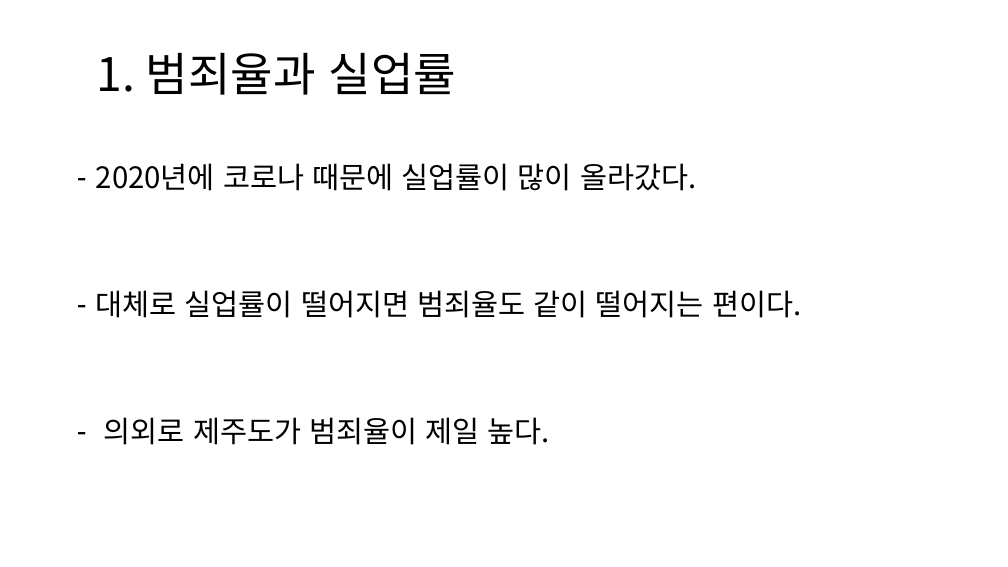
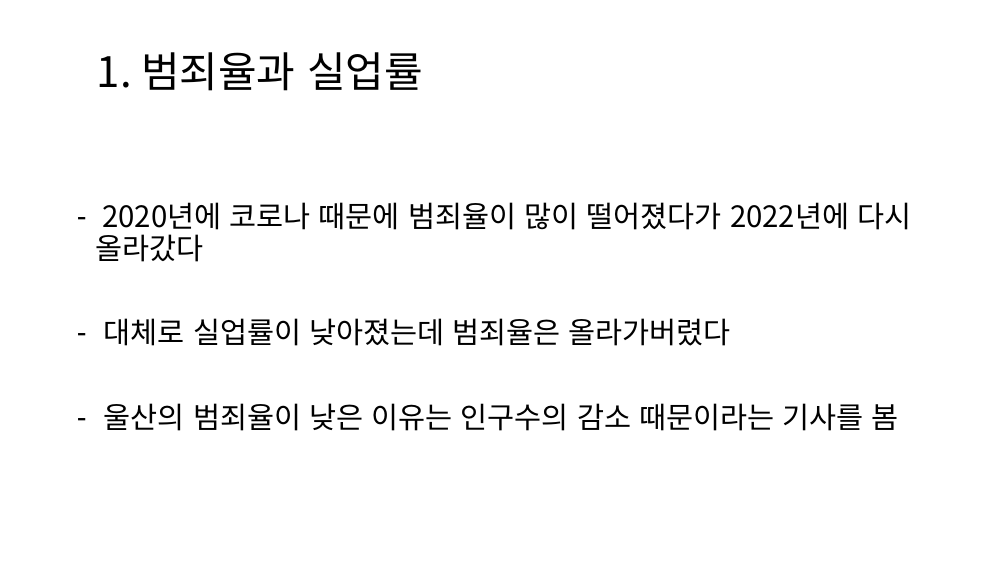
Before and after one commit to KDW8979/KDW, a slide deck: slide 5 of EX_PANDAS06/DAY05/범죄율과 경제지표의 상관관계.pptx. Drawn at 1008x567 pixels with LibreOffice and Linux fonts; fonts in the diff are those of the drawing. Boxes give left, top, right and bottom in pixels: in the first picture for what was removed or moved away, otherwise in the second. Text is boxed around its words. In the diff, an @@ line names an element or a change of style, - is before the commit and + after.

```diff
--- a/EX_PANDAS06/DAY05/범죄율과 경제지표의 상관관계.pptx
+++ b/EX_PANDAS06/DAY05/범죄율과 경제지표의 상관관계.pptx
@@ text "1. 범죄율과 실업률" at [97, 52, 423, 91]: size 44 to 40 pt @@
@@ text at [96, 202, 911, 431]: text changed @@
-– 2020년에 코로나 때문에 실업률이 많이 올라갔다.
-– 대체로 실업률이 떨어지면 범죄율도 같이 떨어지는 편이다.
-– 의외로 제주도가 범죄율이 제일 높다.
+– 2020년에 코로나 때문에 범죄율이 많이 떨어졌다가 2022년에 다시 올라갔다
+– 대체로 실업률이 낮아졌는데 범죄율은 올라가버렸다
+– 울산의 범죄율이 낮은 이유는 인구수의 감소 때문이라는 기사를 봄
```
Also in this commit, not shown: 8 other slides changed, 1 slide added, 21 other files.
